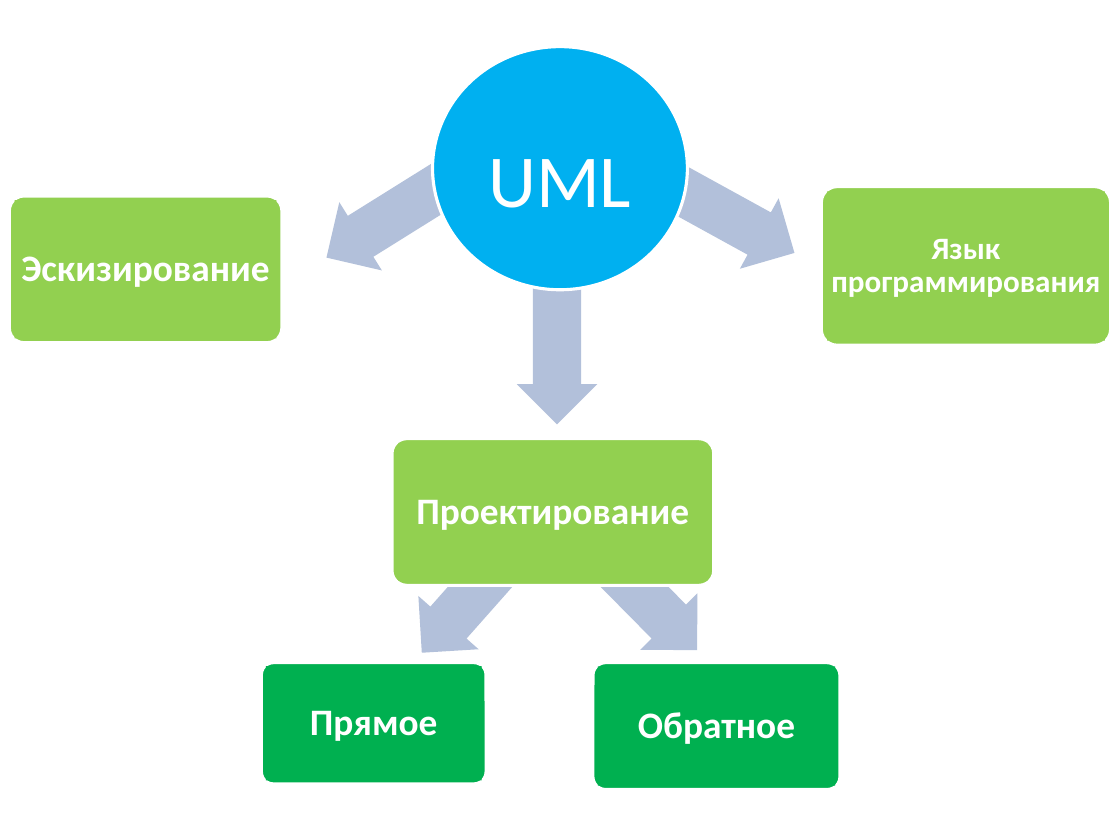
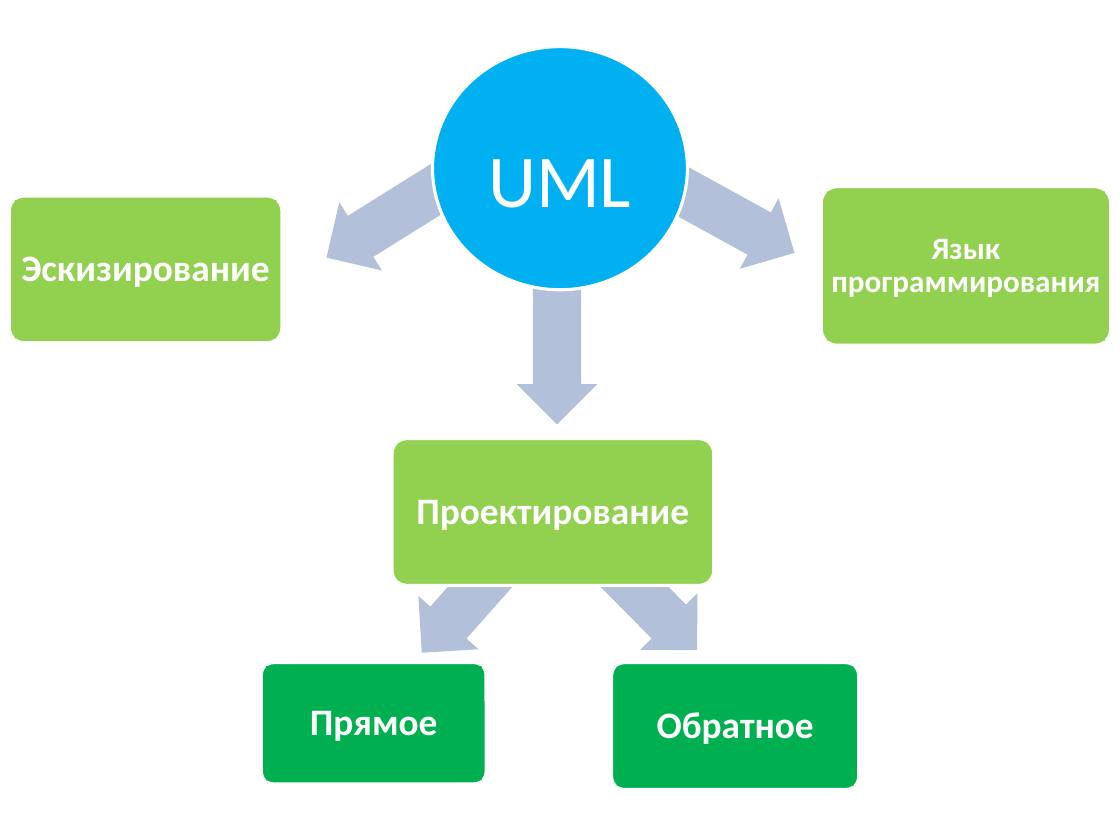
Before and after one commit to russov/cpp_craft_1013, a slide deck: slide 6 of lections/cpp_craft_lec_8_pre.pptx. Drawn at 1120x840 pixels with LibreOffice and Linux fonts; fonts in the diff are those of the drawing. Boxes give left, top, right and bottom in pixels: in the first picture for what was removed or moved away, otherwise in the second. Text is boxed around its words. In the diff, an @@ line names an element or a change of style, - is before the commit and + after.

```diff
--- a/lections/cpp_craft_lec_8_pre.pptx
+++ b/lections/cpp_craft_lec_8_pre.pptx
@@ rounded rectangle: place and size @@
-rounded rectangle at (592,663,840,790)
+rounded rectangle at (612,663,859,790)
@@ rectangle "Обратное": place and size @@
-rectangle "Обратное" at (598,666,836,786)
+rectangle "Обратное" at (617,666,855,786)
```
Also in this commit, not shown: 2 other slides changed.
